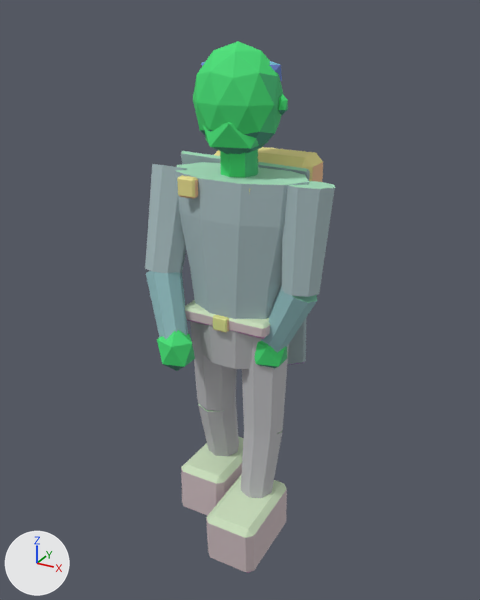
Two versions of the glTF model assets/exports/npc/npc_refugee_down_r_v01.glb, one commit apart.
One viewpoint serves both versions: a 50 mm lens placed at (1.18, -2.14, 2.14), pointed at (0.0, 0.0, 1.07). Arrows for +X, +Y and +Z are at lower left; the lights stay in place. The older version comes first. Vertices at exactly the same position are counted once.

In view in the first picture: 'GEO_npc_refugee_down_r_v01'.
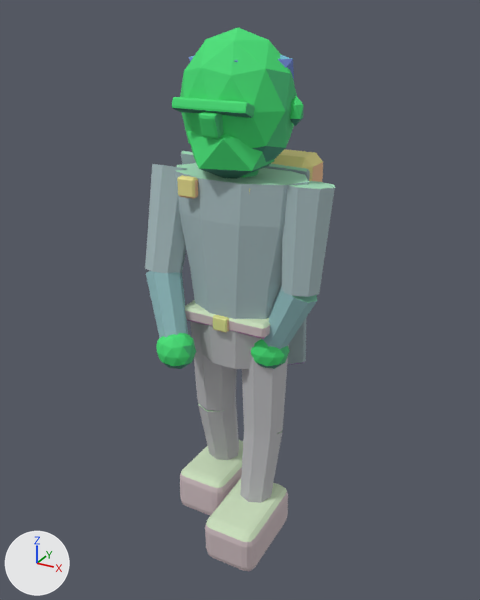
Diff of the bpy script that builds the scene:
```diff
--- a/assets/exports/npc/npc_refugee_down_r_v01.glb.py
+++ b/assets/exports/npc/npc_refugee_down_r_v01.glb.py
@@ me_geo_npc_refugee_down_r_v01 @@
 # used by ob_geo_npc_refugee_down_r_v01; location = (0.0, 0.0, 0.0)
-me_geo_npc_refugee_down_r_v01.from_pydata(...)  # 538 vertices, 968 faces; spans x -0.38..0.38, y -0.33..0.31, z -0.01..2.04
+me_geo_npc_refugee_down_r_v01.from_pydata(...)  # 854 vertices, 1592 faces; spans x -0.38..0.38, y -0.34..0.31, z 0.0..2.08
+# me_geo_npc_refugee_down_r_v01 part 1: a new loose piece, an icosphere of 80 faces spanning x -0.21..0.21, y -0.2..0.18, z 1.57..2.08, in mat_mat_npc_indexed
+# me_geo_npc_refugee_down_r_v01 part 2: a new loose piece, an icosphere of 20 faces spanning x -0.16..0.16, y -0.2..0.08, z 1.56..1.81, in mat_mat_npc_indexed
+# me_geo_npc_refugee_down_r_v01 part 3: a new loose piece, an icosphere of 20 faces spanning x 0.192..0.249, y -0.026..0.018, z 1.767..1.868, in mat_mat_npc_indexed
+# me_geo_npc_refugee_down_r_v01 part 4: a new loose piece, an icosphere of 20 faces spanning x -0.2..0.2, y -0.14..0.17, z 1.85..2.03, in mat_mat_npc_indexed
+# me_geo_npc_refugee_down_r_v01 part 5: the loose piece of 24 vertices spanning x -0.23..-0.01, y -0.15..0.21, z 0.01..0.27 is rebuilt with 96 vertices and now spans x -0.24..-0.01, y -0.16..0.22, z 0.03..0.24
+# me_geo_npc_refugee_down_r_v01 part 6: the loose piece of 24 vertices spanning x 0.01..0.23, y -0.33..0.03, z -0.01..0.24 is rebuilt with 96 vertices and now spans x 0.01..0.24, y -0.34..0.04, z 0.0..0.22
+# me_geo_npc_refugee_down_r_v01 part 7: a new loose piece of 56 vertices spanning x -0.14..0.14, y -0.22..-0.15, z 1.81..1.86, in mat_mat_npc_indexed
+# me_geo_npc_refugee_down_r_v01 part 8: a new loose piece of 56 vertices spanning x -0.04..0.04, y -0.23..-0.16, z 1.74..1.83, in mat_mat_npc_indexed
+# me_geo_npc_refugee_down_r_v01 part 9: the loose piece of 12 vertices spanning x 0.15..0.19, y -0.02..0.01, z 1.8..1.87 is deleted
+# me_geo_npc_refugee_down_r_v01 part 10: the loose piece of 12 vertices spanning x -0.12..0.12, y -0.14..0.08, z 1.64..1.83 is deleted
+# me_geo_npc_refugee_down_r_v01 part 11: the loose piece of 12 vertices spanning x -0.15..0.15, y -0.1..0.14, z 1.87..2.0 is deleted
+# me_geo_npc_refugee_down_r_v01 part 12: 16 vertices moved within x -0.22..0.22, y -0.29..0.01, z 0.87..0.95; 8 vertices removed from x -0.24..0.24, y -0.23..-0.05, z 0.81..1.01; 68 vertices added at x -0.24..0.24, y -0.3..0.02, z 0.83..0.99
+# me_geo_npc_refugee_down_r_v01 part 13: 8 vertices moved from x -0.07..0.07, y -0.07..0.07, z 1.7 to x -0.07..0.07, y -0.07..0.07, z 1.66; 42 vertices removed from x -0.16..0.16, y -0.15..0.13, z 1.64..2.04
+# other edits to the shape of me_geo_npc_refugee_down_r_v01 do not show in these pictures
 me_geo_npc_refugee_down_r_v01.materials.append(mat_mat_npc_indexed)
```

What differs and where, as boxes (x1, y1, x2, y2) in the pictures (480 x 600 px):
'GEO_npc_refugee_down_r_v01', reshaped: before (145, 41, 335, 573); after (145, 27, 335, 571)
part 1 of me_geo_npc_refugee_down_r_v01, added (green): after (180, 27, 297, 173)
part 2 of me_geo_npc_refugee_down_r_v01, added (green): after (187, 131, 275, 179)
part 3 of me_geo_npc_refugee_down_r_v01, added: after (290, 96, 304, 126)
part 4 of me_geo_npc_refugee_down_r_v01, added: after (189, 55, 294, 80)
part 5 of me_geo_npc_refugee_down_r_v01, rebuilt: before (181, 437, 244, 516); after (180, 440, 243, 516)
part 6 of me_geo_npc_refugee_down_r_v01, rebuilt (7% shorter): before (206, 474, 287, 573); after (205, 479, 288, 571)
part 7 of me_geo_npc_refugee_down_r_v01, added (green): after (172, 97, 255, 118)
part 8 of me_geo_npc_refugee_down_r_v01, added (green): after (198, 112, 224, 139)
part 9 of me_geo_npc_refugee_down_r_v01, deleted: before (278, 94, 288, 115)
part 10 of me_geo_npc_refugee_down_r_v01, deleted (green): before (203, 122, 268, 154)
part 11 of me_geo_npc_refugee_down_r_v01, deleted: before (201, 61, 282, 81)
part 12 of me_geo_npc_refugee_down_r_v01, built on: before (157, 330, 287, 371); after (156, 333, 290, 369)
part 13 of me_geo_npc_refugee_down_r_v01, built on (mostly hidden afterwards): before (193, 41, 284, 177); after (241, 170, 258, 177)
